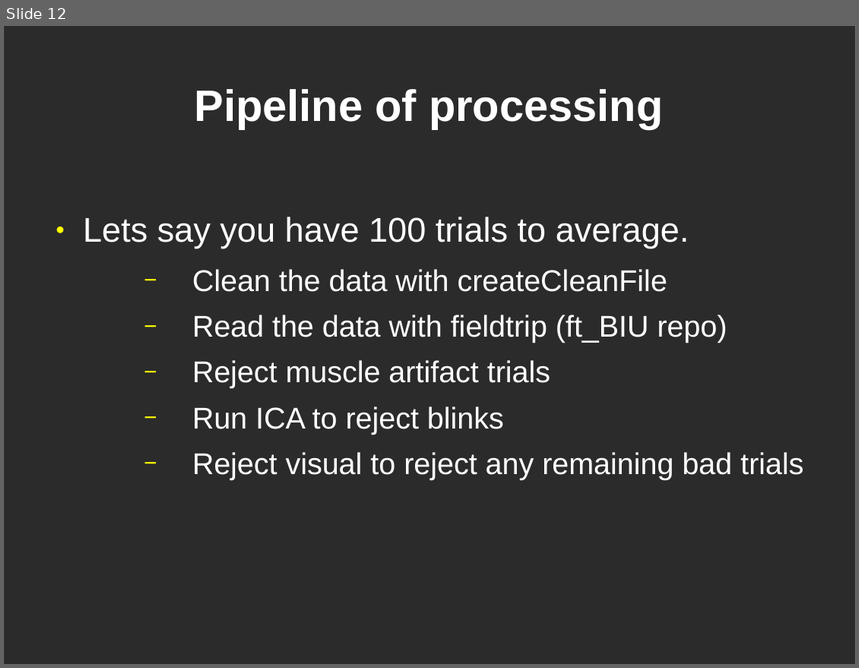
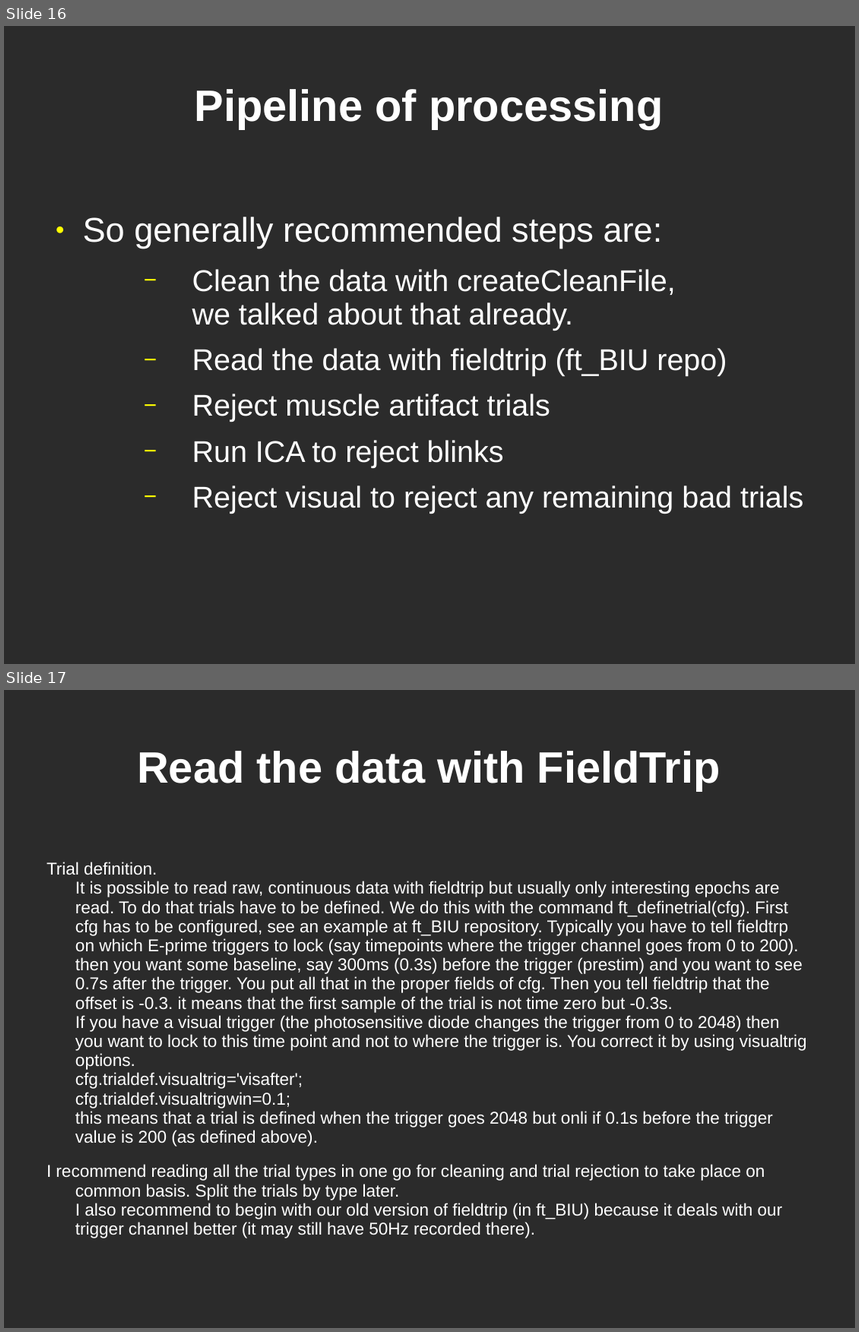
Before and after one commit to yuval-harpaz/work-drafts, a slide deck: docs/Tutorial4Begginers.ppt. Shown one above the other, each under a label of ours: slide 12 before the commit, slides 16 and 17 after it. The pictures are 859x668 and 859x1332 pixels, drawn with LibreOffice and Linux fonts; fonts in the diff are those of the drawing; background and template pictures are left out; a plain dark background stands for a picture behind light text. Boxes give left, top, right and bottom in pixels: in the first picture for what was removed or moved away, otherwise in the second. Text is boxed around its words. In the diff, an @@ line names an element or a change of style, - is before the commit and + after.

```diff
--- a/docs/Tutorial4Begginers.ppt
+++ b/docs/Tutorial4Begginers.ppt
@@ slide 17 added at (4, 690, 855, 1328), background picture (left out) @@
@@ title added at (137, 751, 721, 791), 41 pt, text #FFFFFF, bold @@
+Read the data with FieldTrip
@@ text added at (47, 862, 807, 1239), 16 pt, text #FFFFFF @@
+Trial definition.
+It is possible to read raw, continuous data with fieldtrip but usually only interesting epochs are read. To do that trials have to be defined. We do this with the command ft_definetrial(cfg). First cfg has to be configured, see an example at ft_BIU repository. Typically you have to tell fieldtrp on which E-prime triggers to lock (say timepoints where the trigger channel goes from 0 to 200). then you want some baseline, say 300ms (0.3s) before the trigger (prestim) and you want to see 0.7s after the trigger. You put all that in the proper fields of cfg. Then you tell fieldtrip that the offset is -0.3. it means that the first sample of the trial is not time zero but -0.3s.
+If you have a visual trigger (the photosensitive diode changes the trigger from 0 to 2048) then you want to lock to this time point and not to where the trigger is. You correct it by using visualtrig options.
+cfg.trialdef.visualtrig='visafter';
+cfg.trialdef.visualtrigwin=0.1;
+this means that a trial is defined when the trigger goes 2048 but onli if 0.1s before the trigger value is 200 (as defined above).
+I recommend reading all the trial types in one go for cleaning and trial rejection to take place on common basis. Split the trials by type later.
+I also recommend to begin with our old version of fieldtrip (in ft_BIU) because it deals with our trigger channel better (it may still have 50Hz recorded there).
@@ what was slide 12 is now slide 16 @@
@@ slide 16 changed as well @@
@@ text at (83, 217, 675, 331): text changed; size 32 to 28 pt @@
-● Lets say you have 100 trials to average.
-  − Clean the data with createCleanFile
+● So generally recommended steps are:
+  − Clean the data with createCleanFile,
+    we talked about that already.
```
Also in this commit, not shown: 5 other slides changed, 7 other slides added, 2 slides removed.
